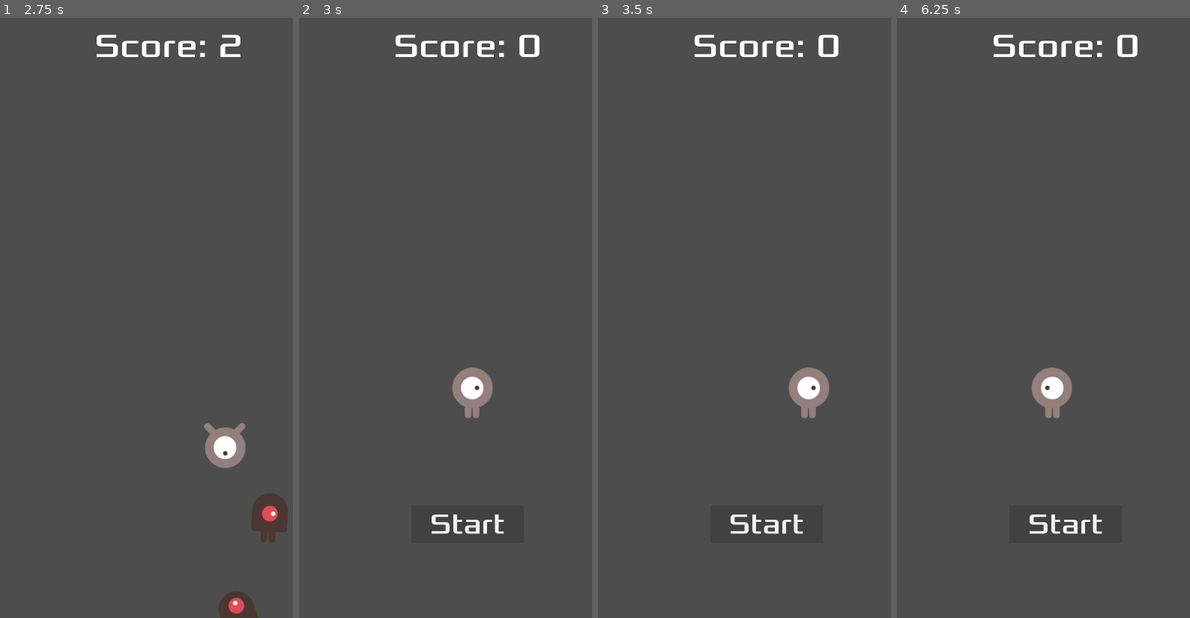
Above: before the commit, frames 1-4 (left to right).
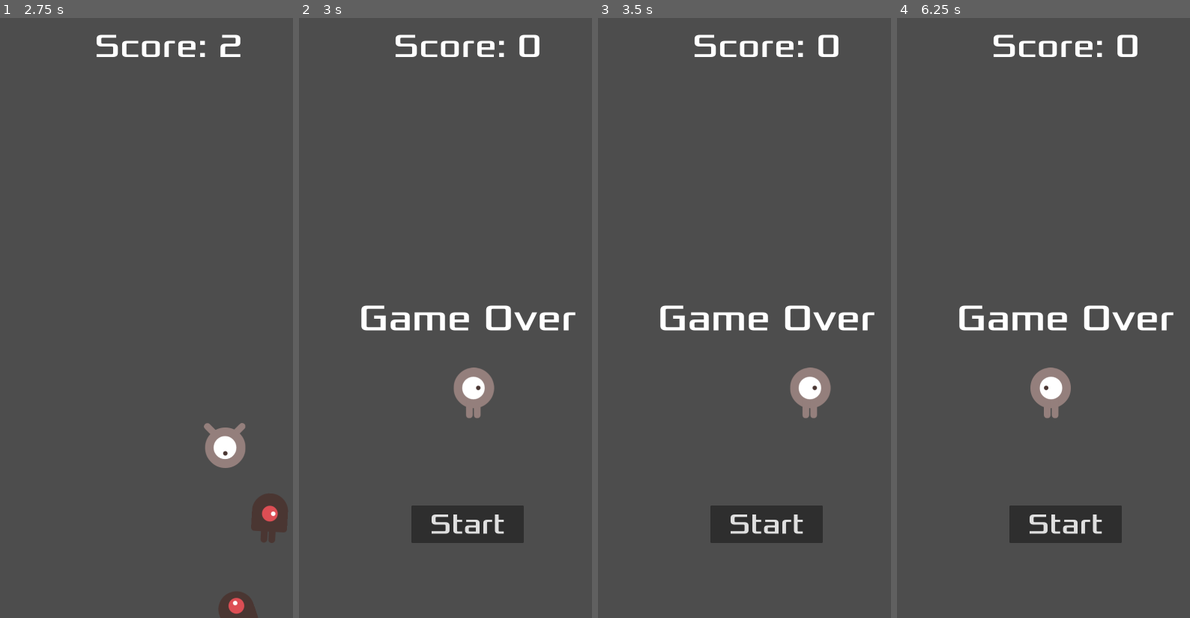
Above: after the commit, the same moments.

Repository: lichen63/godot-games
Game: Godot game, scene res://game/game.tscn
Two runs of this game, one before a commit and one after it. Both use one fixed random seed, a clock stepped at 60 frames per second and the inputs below.
Inputs:
- Up to frame 1 (2.75 s): click "Start" at 0.5 s; tap Enter at 1.25 s; hold D (player_action_right) 1.28-2.03 s; hold S (player_action_down) from 2.03 s (still down)
- Up to frame 2 (3 s): release S (player_action_down) at 2.78 s; hold D (player_action_right) from 2.78 s (still down)
- Up to frame 3 (3.5 s): keep holding D (player_action_right)
- Up to frame 4 (6.25 s): release D (player_action_right) at 3.5 s; click "Start" at 3.5 s; tap Space at 4.25 s; hold W (player_action_up) 4.28-5.03 s; hold A (player_action_left) from 5.03 s (still down)

Frame 1 is identical in both runs. In frame 2, 1.4% of the frame differs, in the area x 21-95%, y 47-67%; in frame 3, 1.4%; in frame 4, 1.4%.

Commit message:
add game over label

Diff:
--- a/dodge_the_creeps/game/game.gd
+++ b/dodge_the_creeps/game/game.gd
@@ -32,19 +32,20 @@
     get_tree().reload_current_scene()
 
 func update_game_state(game_state: Configs.GameState) -> void:
-    if game_state_ == game_state:
-        return
     game_state_ = game_state
     match game_state:
         Configs.GameState.IDLE:
+            score_ = 0
             spawn_enemy_timer_.stop()
             score_timer_.stop()
-            score_ = 0
         Configs.GameState.PLAYING:
             spawn_enemy_timer_.start()
             score_timer_.start()
         Configs.GameState.GAME_OVER:
+            score_ = 0
             spawn_enemy_timer_.stop()
             score_timer_.stop()
-            call_deferred("_reload_current_scene")
+            get_tree().get_nodes_in_group("enemies").map(func(enemy): enemy.queue_free())
+            player_.reset_node()
+            ui_control_.update_score(score_)
     ui_control_.update_game_state(game_state)
--- a/dodge_the_creeps/player/player.gd
+++ b/dodge_the_creeps/player/player.gd
@@ -9,6 +9,7 @@
 const PLAYER_ACTION_DOWN: String = "player_action_down"
 const PLAYER_ANIMATION_RIGHT_OR_LEFT: String = "right_or_left"
 const PLAYER_ANIMATION_UP_OR_DOWN: String = "up_or_down"
+const PLAYER_INIT_POSITION: Vector2 = Vector2(450, 1000)
 #endregion
 
 const PLAYER_MOVE_SPEED: int = 200
@@ -55,3 +56,8 @@
     animated_sprite_.flip_h = flip_h
     animated_sprite_.flip_v = flip_v
     animated_sprite_.play()
+
+func reset_node() -> void:
+    self.position = PLAYER_INIT_POSITION
+    animated_sprite_.stop()
+    animated_sprite_.animation = PLAYER_ANIMATION_RIGHT_OR_LEFT
--- a/dodge_the_creeps/ui/uicontrol.gd
+++ b/dodge_the_creeps/ui/uicontrol.gd
@@ -6,6 +6,7 @@
 
 @onready var score_label_: Label = $ScoreLabel
 @onready var start_button_: Button = $StartButton
+@onready var game_over_label_: Label = $GameOverLabel
 
 # Called when the node enters the scene tree for the first time.
 func _ready() -> void:
@@ -19,12 +20,15 @@
         Configs.GameState.IDLE:
             score_label_.visible = true
             start_button_.visible = true
+            game_over_label_.visible = false
         Configs.GameState.PLAYING:
             score_label_.visible = true
             start_button_.visible = false
+            game_over_label_.visible = false
         Configs.GameState.GAME_OVER:
             score_label_.visible = true
             start_button_.visible = true
+            game_over_label_.visible = true
 
 func _on_start_button_button_down() -> void:
     game_started.emit()
--- a/dodge_the_creeps/ui/uicontrol.tscn
+++ b/dodge_the_creeps/ui/uicontrol.tscn
@@ -39,4 +39,15 @@
 theme_override_font_sizes/font_size = 76
 text = "Start"
 
+[node name="GameOverLabel" type="Label" parent="."]
+layout_mode = 0
+offset_top = 700.0
+offset_right = 900.0
+offset_bottom = 900.0
+theme_override_fonts/font = ExtResource("1_ae7jf")
+theme_override_font_sizes/font_size = 100
+text = "Game Over"
+horizontal_alignment = 1
+vertical_alignment = 1
+
 [connection signal="button_down" from="StartButton" to="." method="_on_start_button_button_down"]
